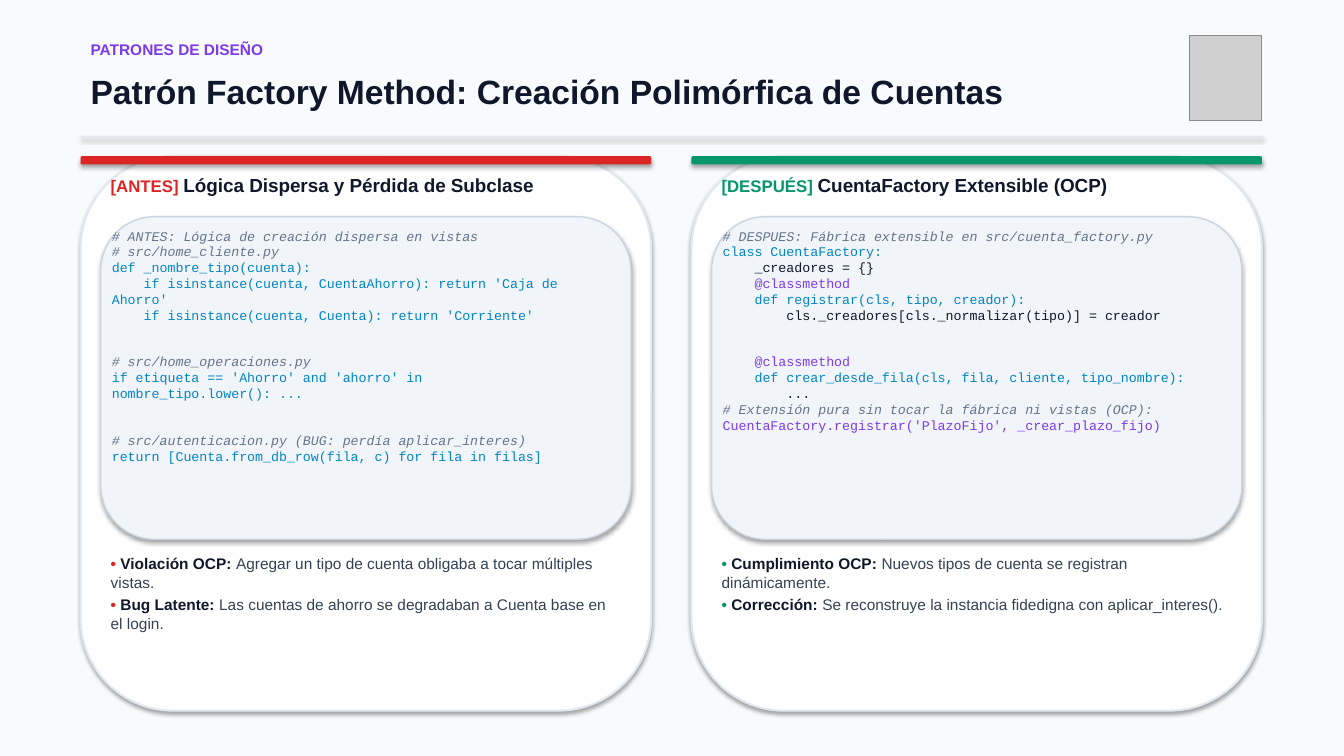
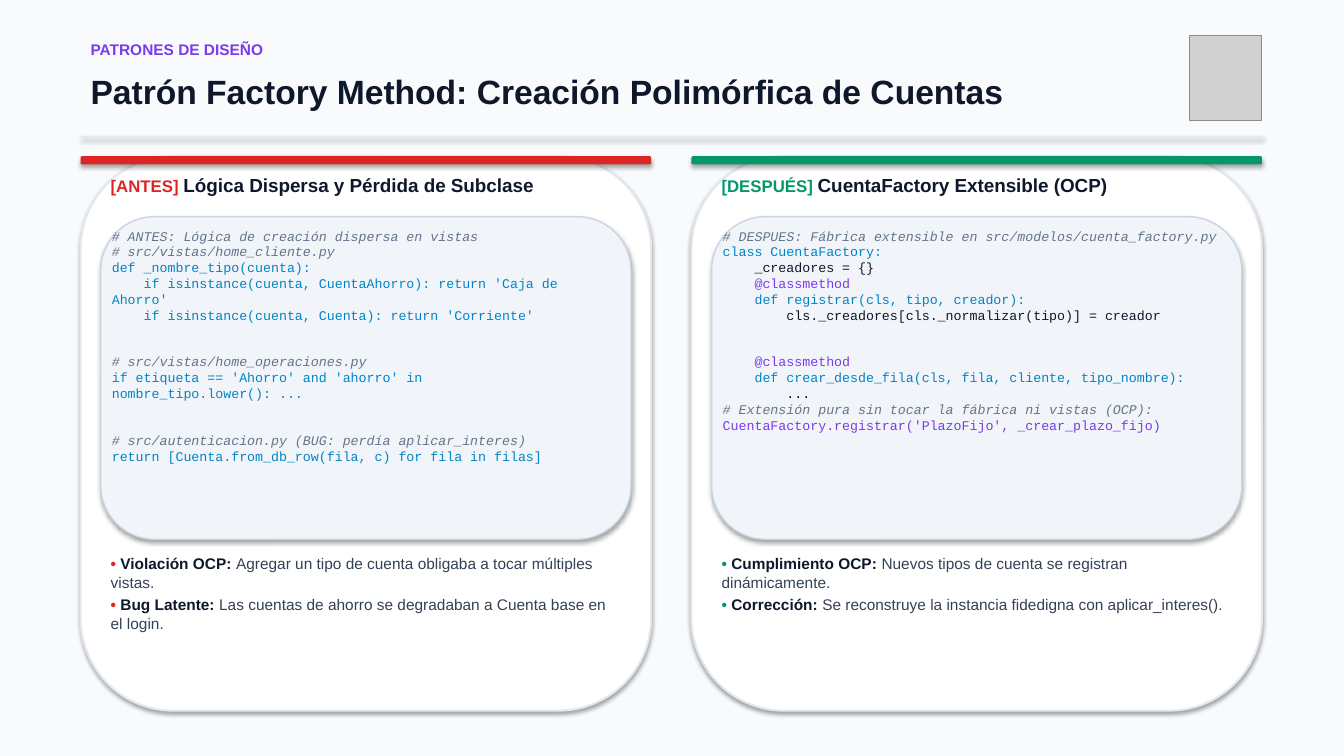
Before and after one commit to dzCazador/ITS-DevOps-RefactoringTesting-SistemaBancario, a slide deck: slide 5 of presentacion_sistema_bancario_actualizada.pptx. Drawn at 1344x756 pixels with LibreOffice and Linux fonts; fonts in the diff are those of the drawing; grey boxes stand for pictures. Boxes give left, top, right and bottom in pixels: in the first picture for what was removed or moved away, otherwise in the second. Text is boxed around its words. In the diff, an @@ line names an element or a change of style, - is before the commit and + after.

Commit message:
docs: update module paths to vistas and modelos
Update REFACTORIZACION.md, PRESENTACION.md, INTEGRACION_DAO.md and both presentations to the new src/vistas and src/modelos locations.

```diff
--- a/presentacion_sistema_bancario_actualizada.pptx
+++ b/presentacion_sistema_bancario_actualizada.pptx
@@ text at <box>739,231,1217,244</box>: text changed @@
-# DESPUES: Fábrica extensible en src/cuenta_factory.py
+# DESPUES: Fábrica extensible en src/modelos/cuenta_factory.py
@@ text at <box>128,247,335,259</box>: text changed @@
-# src/home_cliente.py
+# src/vistas/home_cliente.py
@@ text at <box>128,357,367,369</box>: text changed @@
-# src/home_operaciones.py
+# src/vistas/home_operaciones.py
```
Also in this commit, not shown: 4 other slides changed, 5 other files.
